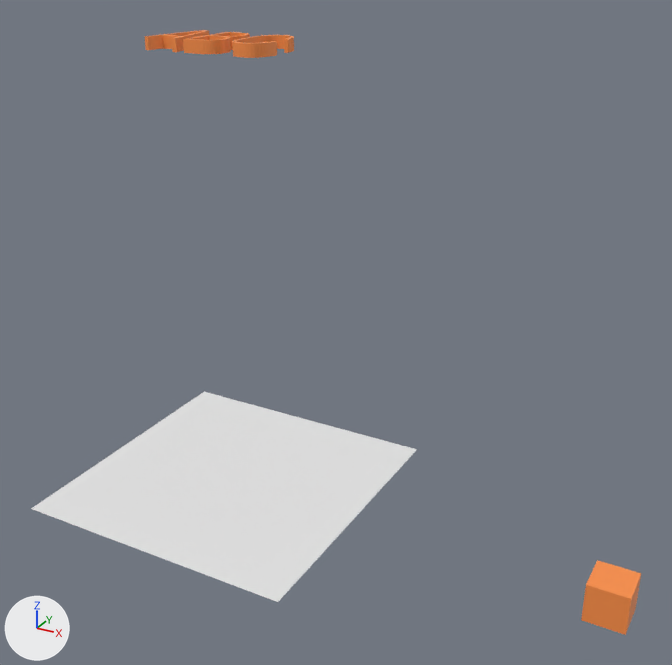
The Blender file blends/falling.blend: old version first, new version second.
The view is the same before and after, from a 50 mm lens placed at (26.2, -35.9, 28.0), pointed at (6.8, -0.7, 10.4). Arrows for +X, +Y and +Z are at lower left; the lights stay in place.

Script lines for the objects in view, before the commit:
```python
me_cube = bpy.data.meshes.new('Cube')
me_cube.from_pydata(...)  # a box spanning x -1.0..1.0, y -1.0..1.0, z -1.0..1.0
me_cube.materials.append(mat_coldtypedefault)  # orange #ff9249
me_glyph_0 = bpy.data.meshes.new('glyph_0')
me_glyph_0.from_pydata(...)  # 576 vertices, 432 faces; spans x -0.9..0.88, y -1.75..1.75, z -0.3..0.3
me_glyph_0.materials.append(mat_coldtypedefault)  # orange #ff9249
me_glyph_1 = bpy.data.meshes.new('glyph_1')
me_glyph_1.from_pydata(...)  # 1536 vertices, 1156 faces; spans x -0.81..0.91, y -1.75..1.75, z -0.3..0.3
me_glyph_1.materials.append(mat_coldtypedefault)  # orange #ff9249
me_glyph_2 = bpy.data.meshes.new('glyph_2')
me_glyph_2.from_pydata(...)  # 1440 vertices, 1076 faces; spans x -1.0..1.0, y -1.8..1.8, z -0.3..0.3
me_glyph_2.materials.append(mat_coldtypedefault)  # orange #ff9249
me_plane_001 = bpy.data.meshes.new('Plane.001')
me_plane_001.from_pydata(...)  # 4 vertices, 1 face; spans x -1.0..1.0, y -1.0..1.0, z 0.0
# before: 0 (-1.0, -1.0, 0.0) at pixel (30, 508), 1 (1.0, -1.0, 0.0) at pixel (277, 602), 2 (-1.0, 1.0, 0.0) at pixel (204, 391), 3 (1.0, 1.0, 0.0) at pixel (417, 449)
ob_cube = bpy.data.objects.new('Cube', me_cube)
ob_cube.location = (20.71, 0.0, 0.0)
ob_glyph_0 = bpy.data.objects.new('glyph_0', me_glyph_0)
ob_glyph_0.location = (-2.23, 0.85, 23.0)
ob_glyph_1 = bpy.data.objects.new('glyph_1', me_glyph_1)
ob_glyph_1.location = (-0.12, 0.85, 23.0)
ob_glyph_2 = bpy.data.objects.new('glyph_2', me_glyph_2)
ob_glyph_2.location = (2.23, 0.85, 23.0)
ob_plane = bpy.data.objects.new('Plane', me_plane_001)
ob_plane.location = (0.0, 0.0, 0.0)
ob_plane.scale = (7.62, 7.62, 7.62)
```
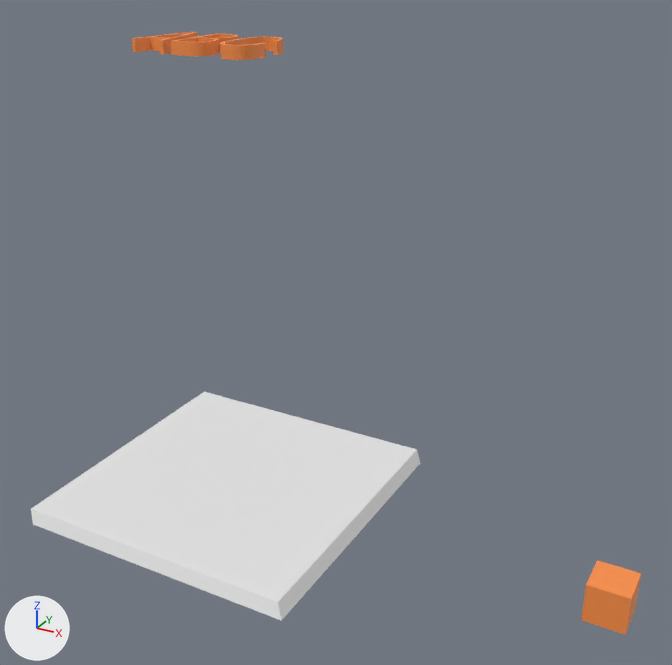
Commit message: tweak the falling example

Boxes [x1, y1, x2, y2] around the edits, measured in the pictures (672 x 665 px):
'Plane', reshaped (9% taller): before [31, 392, 417, 602]; after [31, 392, 420, 621]
'glyph_2', moved: before [232, 35, 294, 58]; after [220, 37, 283, 60]
'glyph_1', moved: before [183, 32, 250, 54]; after [170, 33, 238, 56]
'glyph_0', moved: before [145, 30, 209, 52]; after [132, 32, 198, 54]

Patch to the scene script:
```diff
--- a/blends/falling.blend.py
+++ b/blends/falling.blend.py
@@ me_plane_001 @@
 me_plane_001.from_pydata(...)  # 4 vertices, 1 face; spans x -1.0..1.0, y -1.0..1.0, z 0.0
 # used by ob_plane; location = (0.0, 0.0, 0.0); scale = (7.62, 7.62, 7.62)
 # verts and faces of me_plane_001; kept vertices keep their numbers, new ones are numbered from 4
+# me_plane_001 part 1
+delete_faces([(0, 1, 3, 2)])
+for new, old in zip([*range(4, 8)], [*range(0, 4)]): verts[new] = verts[old] + (0.05, -0.04, -0.09)
+faces += [(0, 2, 3, 1), (4, 5, 7, 6), (2, 6, 7, 3), (0, 1, 5, 4), (1, 3, 7, 5), (0, 4, 6, 2)]
@@ ob_glyph_0 @@
 ob_glyph_0 = bpy.data.objects.new('glyph_0', me_glyph_0)
-ob_glyph_0.location = (-2.23, 0.85, 23.0)
+ob_glyph_0.location = (-2.28, 0.0, 23.0)
@@ ob_glyph_1 @@
 ob_glyph_1 = bpy.data.objects.new('glyph_1', me_glyph_1)
-ob_glyph_1.location = (-0.12, 0.85, 23.0)
+ob_glyph_1.location = (-0.17, 0.0, 23.0)
@@ ob_glyph_2 @@
 ob_glyph_2 = bpy.data.objects.new('glyph_2', me_glyph_2)
-ob_glyph_2.location = (2.23, 0.85, 23.0)
+ob_glyph_2.location = (2.18, 0.0, 23.0)
```
